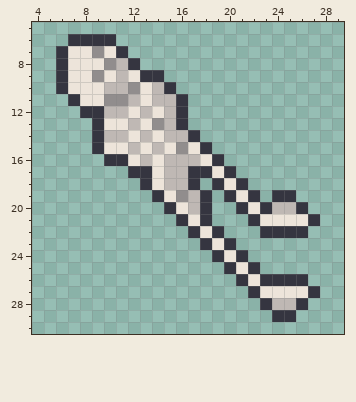
Pixel-art sprite -- Sprites/Skeleton/skeleton_right_0.png. This is how it looked before the edit.
The file is 32x32 pixels. Shown: x 4..29, y 5..30.
New version:
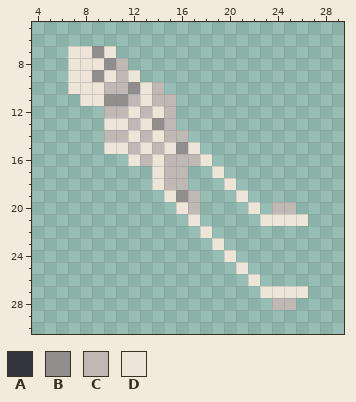
Palette (. is transparent): A #353540  B #918d8d  C #bfb8b4  D #ede4da
Difference:
y 6: x 7..10 AAAA -> ....
y 7: x 6 A -> .; x 11 A -> .
y 8: x 6 A -> .; x 12 A -> .
y 9: x 6 A -> .; x 13..14 AA -> ..
y 10: x 6 A -> .; x 15 A -> .
y 11: x 7 A -> .; x 16 A -> .
y 12: x 8..9 AA -> ..; x 16 A -> .
y 13: x 9 A -> .; x 16 A -> .
y 14: x 9 A -> .; x 17 A -> .
y 15: x 9 A -> .; x 18 A -> .
y 16: x 10..11 AA -> ..; x 19 A -> .
y 17: x 12..13 AA -> ..; x 17..18 AA -> ..; x 20 A -> .
y 18: x 13 A -> .; x 17 A -> .; x 19 A -> .; x 21 A -> .
y 19: x 14 A -> .; x 18 A -> .; x 20 A -> .; x 22 A -> .; x 24..25 AA -> ..
y 20: x 15 A -> .; x 18 A -> .; x 21 A -> .; x 23 A -> .; x 26 A -> .
y 21: x 16 A -> .; x 18 A -> .; x 22 A -> .; x 27 A -> .
y 22: x 17 A -> .; x 19 A -> .; x 23..26 AAAA -> ....
y 23: x 18 A -> .; x 20 A -> .
y 24: x 19 A -> .; x 21 A -> .
y 25: x 20 A -> .; x 22 A -> .
y 26: x 21 A -> .; x 23..26 AAAA -> ....
y 27: x 22 A -> .; x 27 A -> .
y 28: x 23 A -> .; x 26 A -> .
y 29: x 24..25 AA -> ..
Boxes around the changes in both pictures, in picture pixels (x1, y1, x2, y2):
erased: (56, 34, 320, 322)
